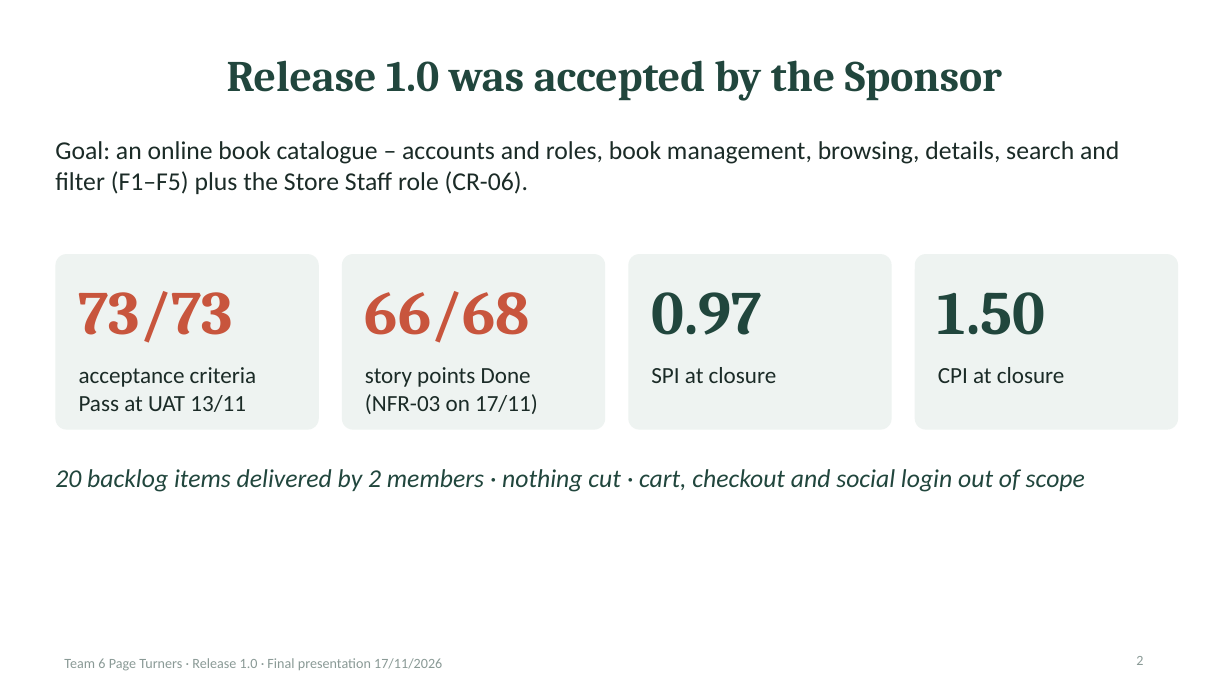
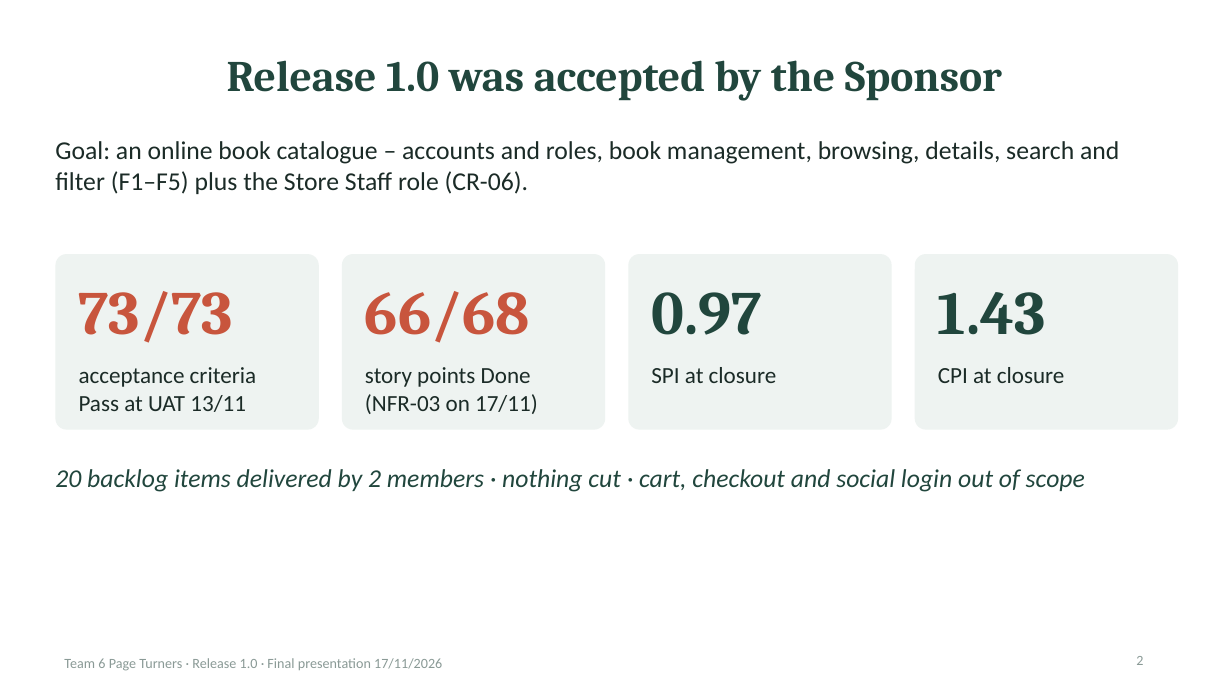
Before and after one commit to Tdat10052499/E-Commercial-Book-Store, a slide deck: slide 2 of deliverables/Final/HK261_SPM_FP_Team6_c6_Slides.pptx. Drawn at 1232x693 pixels with LibreOffice and Linux fonts; fonts in the diff are those of the drawing. Boxes give left, top, right and bottom in pixels: in the first picture for what was removed or moved away, otherwise in the second. Text is boxed around its words. In the diff, an @@ line names an element or a change of style, - is before the commit and + after.

```diff
--- a/deliverables/Final/HK261_SPM_FP_Team6_c6_Slides.pptx
+++ b/deliverables/Final/HK261_SPM_FP_Team6_c6_Slides.pptx
@@ text at bbox=[938, 292, 1046, 335]: text changed @@
-1.50
+1.43
```
Also in this commit, not shown: 2 other slides changed, 12 other files.
